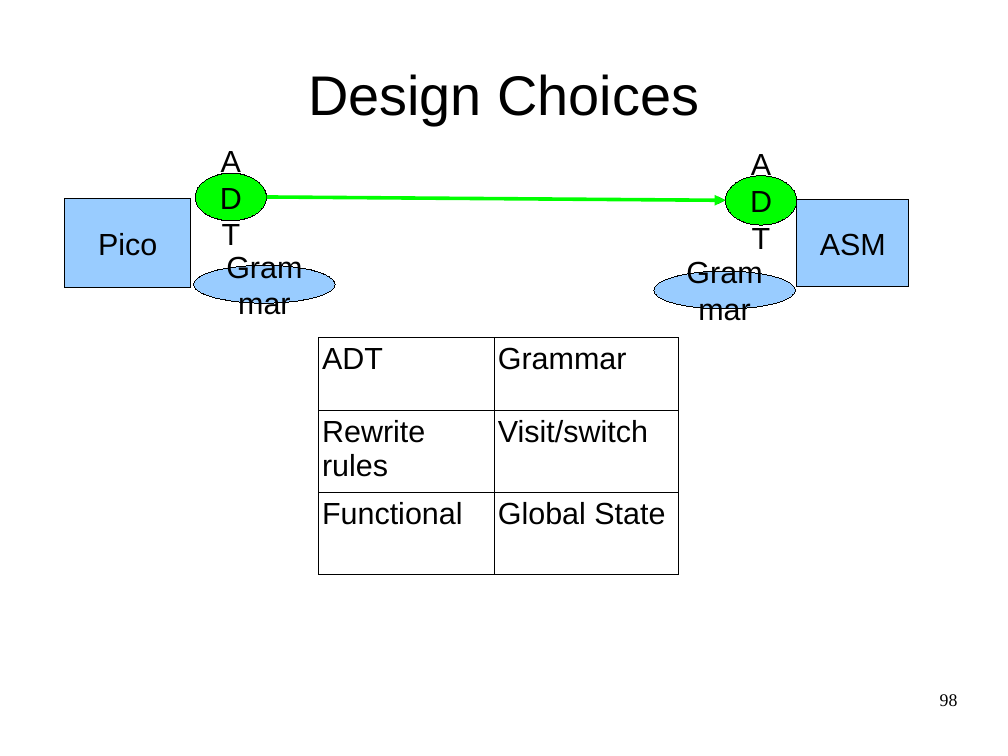
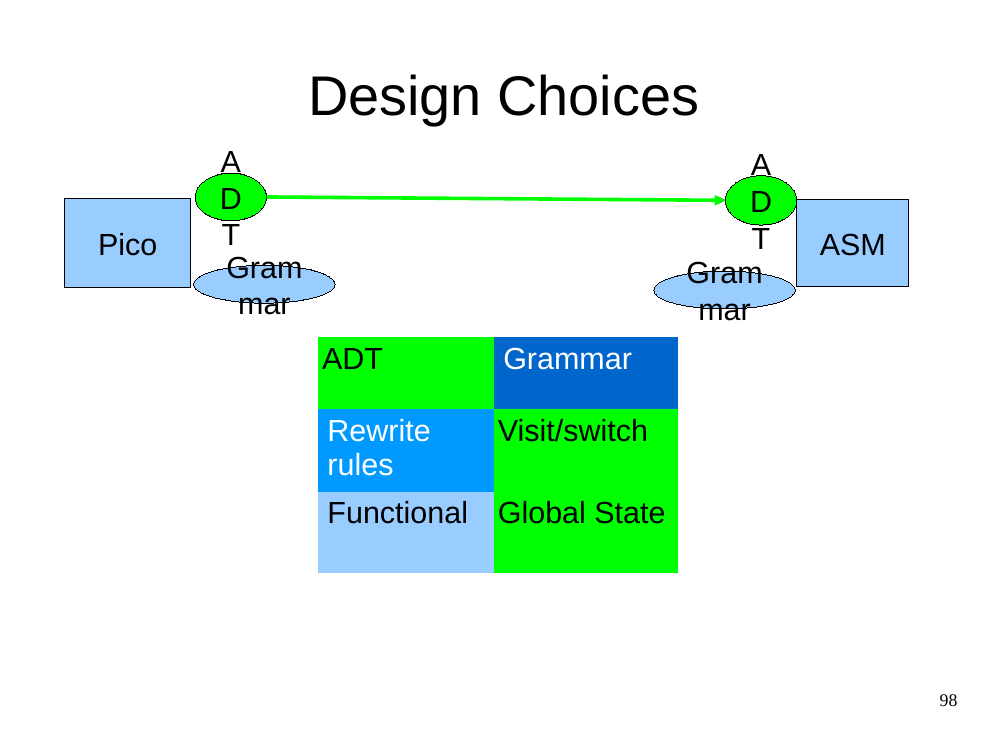
Before and after one commit to cwi-swat/meta-environment, a slide deck: slide 98 of meta-doc/analysis/rascal-slides/rascal-slides.odp. Drawn at 1008x756 pixels with LibreOffice and Linux fonts; fonts in the diff are those of the drawing; background and template pictures are left out. Boxes give left, top, right and bottom in pixels: in the first picture for what was removed or moved away, otherwise in the second. Text is boxed around its words. In the diff, an @@ line names an element or a change of style, - is before the commit and + after.

```diff
--- a/meta-doc/analysis/rascal-slides/rascal-slides.odp
+++ b/meta-doc/analysis/rascal-slides/rascal-slides.odp
@@ table at <box>318,338,678,568</box> @@
@@ fill none to #00FF00 in 3 cells @@
@@ fill none to #0066CC in row 1, column 2 @@
@@ fill none to #0099FF in row 2, column 1 @@
@@ fill none to #99CCFF in row 3, column 1 @@
@@ text colour #000000 to #FFFFFF in "Grammar", "Rewrite rules" @@
@@ borders changed @@
```
Also in this commit, not shown: 11 other slides changed, 1 other file.
